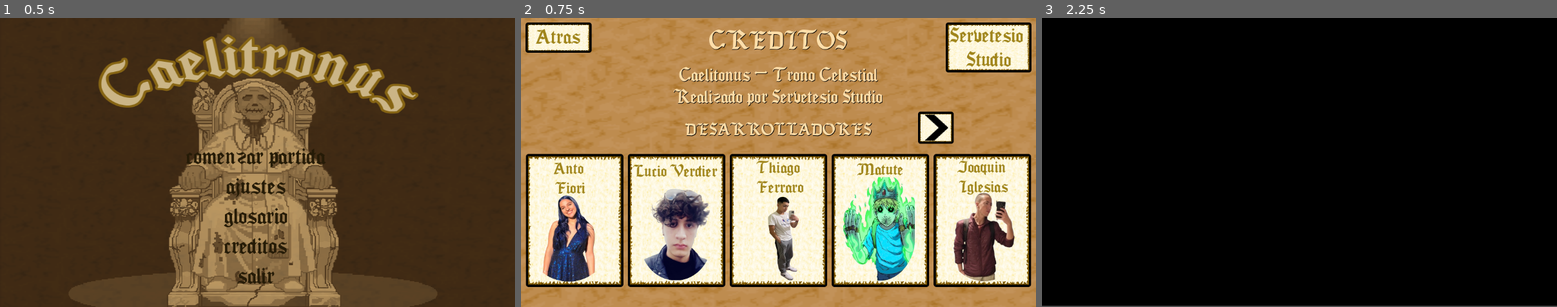
Above: before the commit, frames 1-3 (left to right).
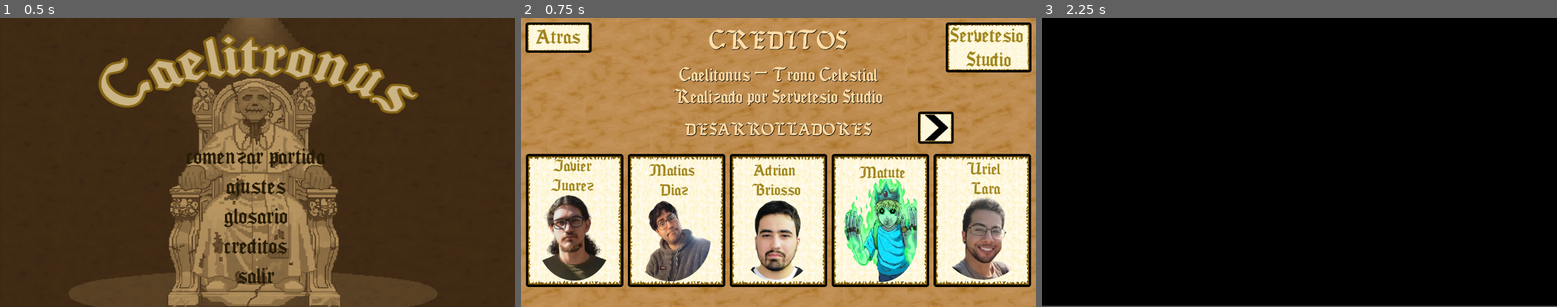
Above: after the commit, the same moments.

Repository: Juarez0Javier/Caelitronus
Game: Godot game, scene res://scenes/menu_principal.tscn
The game is run twice, just before and just after one commit, with the same random seed, the same clock (stepped at 60 frames per second) and the same inputs. Video files are missing from this copy of the repository; at most half a second of black plays in their place.
Inputs:
- Up to frame 1 (0.5 s): no input
- Up to frame 2 (0.75 s): click "creditos" at 0.5 s
- Up to frame 3 (2.25 s): click "Atras" at 1.25 s; click "comenzar partida" at 2 s

Frame 1 is identical in both runs. In frame 2, 15% of the frame differs, in the area x 4-96%, y 48-92%; in frame 3, nothing differs.

Commit message:
Add files via upload

Diff:
--- a/scenes/creditos.tscn
+++ b/scenes/creditos.tscn
@@ -61,7 +61,7 @@
 border_width_top = 5
 border_width_right = 5
 border_width_bottom = 5
-border_color = Color(0.78431374, 0, 0.12941177, 1)
+border_color = Color(1, 0.38431373, 0, 1)
 corner_radius_top_left = 5
 corner_radius_top_right = 5
 corner_radius_bottom_right = 5
@@ -73,7 +73,7 @@
 border_width_top = 5
 border_width_right = 5
 border_width_bottom = 5
-border_color = Color(0.78431374, 0, 0.12941177, 1)
+border_color = Color(0.6156863, 0, 1, 1)
 corner_radius_top_left = 5
 corner_radius_top_right = 5
 corner_radius_bottom_right = 5
@@ -276,7 +276,6 @@
 vertical_alignment = 1
 
 [node name="Desarrolladores" type="HBoxContainer" parent="."]
-visible = false
 layout_mode = 0
 offset_top = 310.0
 offset_right = 1152.0
@@ -484,6 +483,7 @@
 theme_override_styles/hover = SubResource("StyleBoxFlat_3ghxt")
 
 [node name="Voces" type="HBoxContainer" parent="."]
+visible = false
 layout_mode = 0
 offset_top = 310.0
 offset_right = 1152.0
